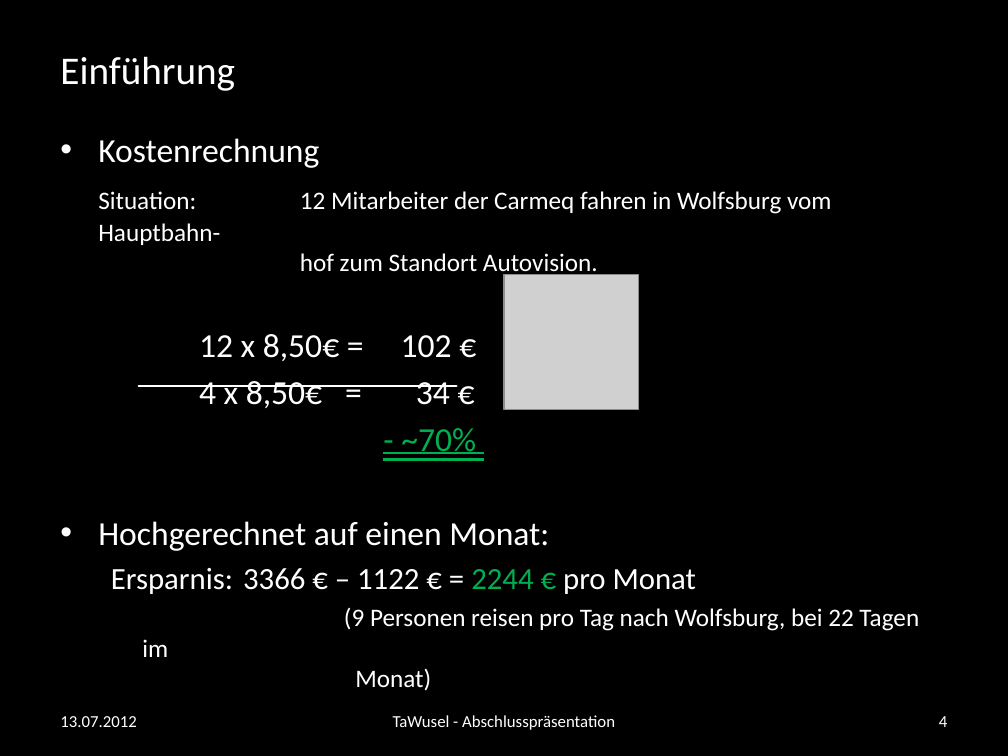
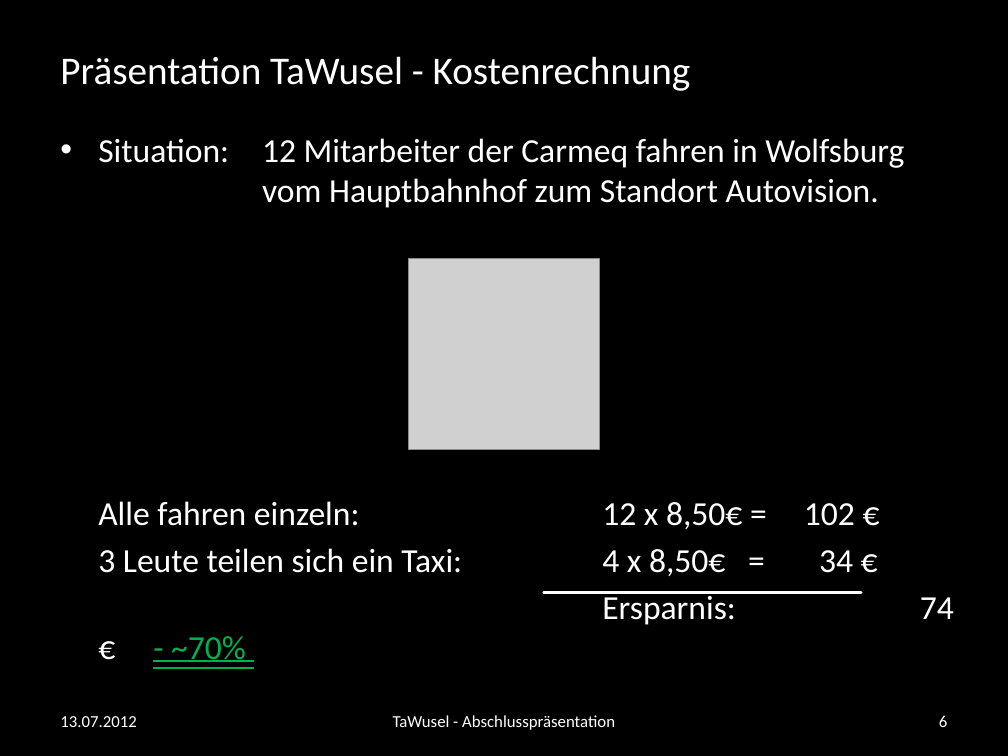
Before and after one commit to andreasnuesslein/swp_kp2_2012_gruppe1, a slide deck: slide 6 of Abschluss-Praesentation/vorlage.pptx (slide 4 before the commit). Drawn at 1008x756 pixels with LibreOffice and Linux fonts; fonts in the diff are those of the drawing; grey boxes stand for pictures; background and template pictures are left out. Boxes give left, top, right and bottom in pixels: in the first picture for what was removed or moved away, otherwise in the second. Text is boxed around its words. In the diff, an @@ line names an element or a change of style, - is before the commit and + after.

Commit message:
aktualsierung abschlusspräsentation
update nach dem feedback von clmb

```diff
--- a/Abschluss-Praesentation/vorlage.pptx
+++ b/Abschluss-Praesentation/vorlage.pptx
@@ title at bbox=[60, 56, 691, 91]: text changed @@
-Einführung
+Präsentation TaWusel - Kostenrechnung
@@ text at bbox=[98, 138, 954, 619]: text changed; size 18 to 24 pt @@
-• Kostenrechnung
-Situation: 12 Mitarbeiter der Carmeq fahren in Wolfsburg vom Hauptbahn-
-hof zum Standort Autovision.
-12 x 8,50€ = 102 €
-4 x 8,50€ = 34 €
-- ~70%
-• Hochgerechnet auf einen Monat:
-  Ersparnis: 3366 € – 1122 € = 2244 € pro Monat
-  (9 Personen reisen pro Tag nach Wolfsburg, bei 22 Tagen im
-  Monat)
+• Situation: 12 Mitarbeiter der Carmeq fahren in Wolfsburg
+  vom Hauptbahnhof zum Standort Autovision.
+Alle fahren einzeln: 12 x 8,50€ = 102 €
+3 Leute teilen sich ein Taxi: 4 x 8,50€ = 34 €
+Ersparnis: 74 € - ~70%
@@ picture: place and size @@
-picture at bbox=[504, 275, 638, 409]
+picture at bbox=[409, 259, 600, 450]
@@ line moved from (139, 386) - (457, 386) to (543, 593) - (861, 593) @@
@@ page number at bbox=[939, 715, 947, 727]: text changed @@
-4
+6
```
Also in this commit, not shown: 6 other slides changed, 3 slides added, 6 slides removed, 1 other file.
